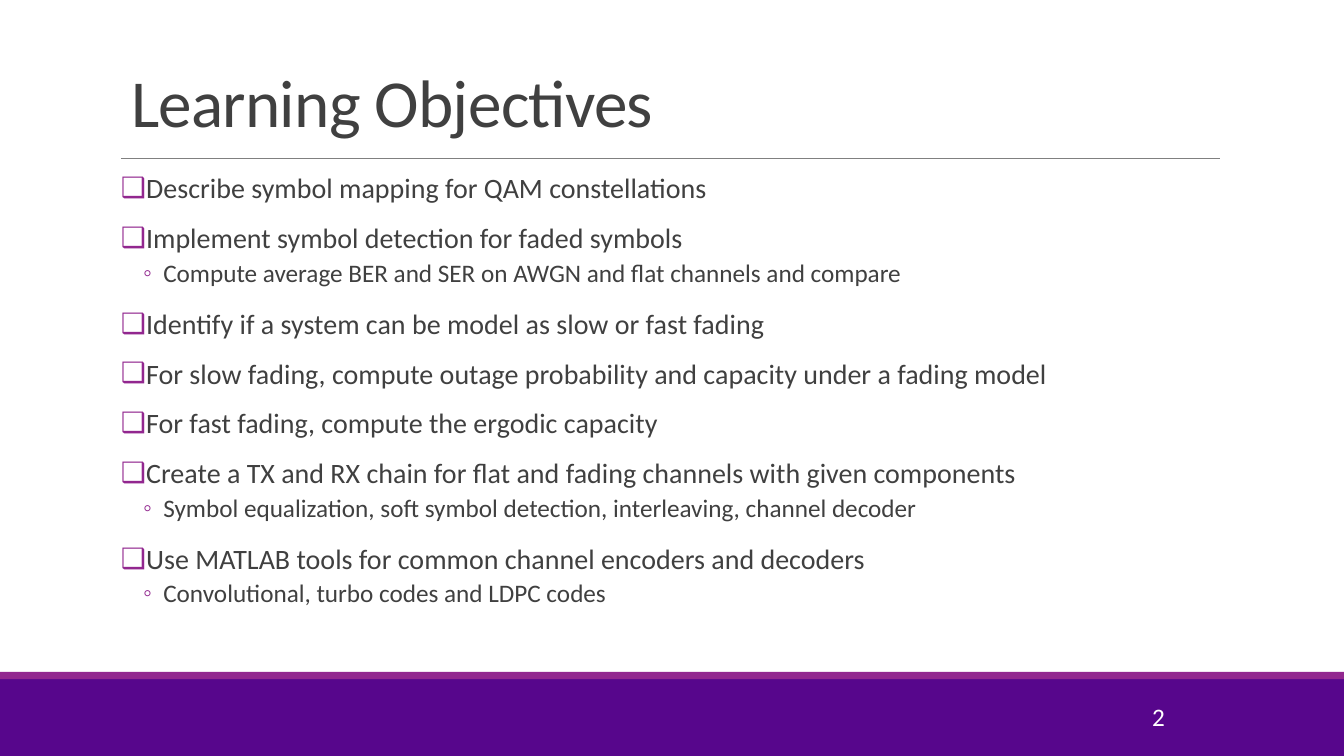
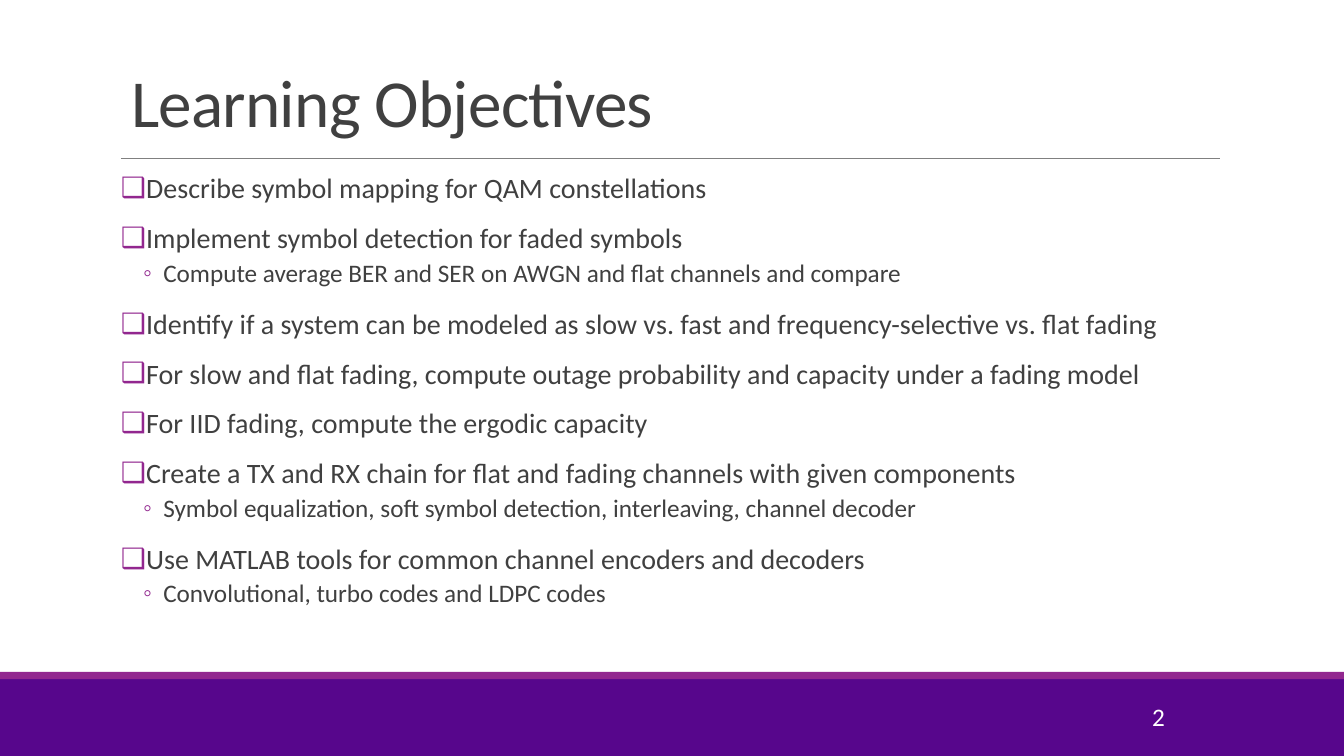
Before and after one commit to sdrangan/wirelesscomm, a slide deck: slide 2 of lectures/Unit04_Coding.pptx. Drawn at 1344x756 pixels with LibreOffice and Linux fonts; fonts in the diff are those of the drawing; background and template pictures are left out. Boxes give left, top, right and bottom in pixels: in the first picture for what was removed or moved away, otherwise in the second. Text is boxed around its words. In the diff, an @@ line names an element or a change of style, - is before the commit and + after.

Commit message:
Updated video on coded capacity

```diff
--- a/lectures/Unit04_Coding.pptx
+++ b/lectures/Unit04_Coding.pptx
@@ text at <box>146,314,1156,438</box>: text changed @@
-❑ Identify if a system can be model as slow or fast fading
-❑ For slow fading, compute outage probability and capacity under a fading model
-❑ For fast fading, compute the ergodic capacity
+❑ Identify if a system can be modeled as slow vs. fast and frequency-selective vs. flat fading
+❑ For slow and flat fading, compute outage probability and capacity under a fading model
+❑ For IID fading, compute the ergodic capacity
```
Also in this commit, not shown: 9 other slides changed, 7 slides added, 4 other files.
